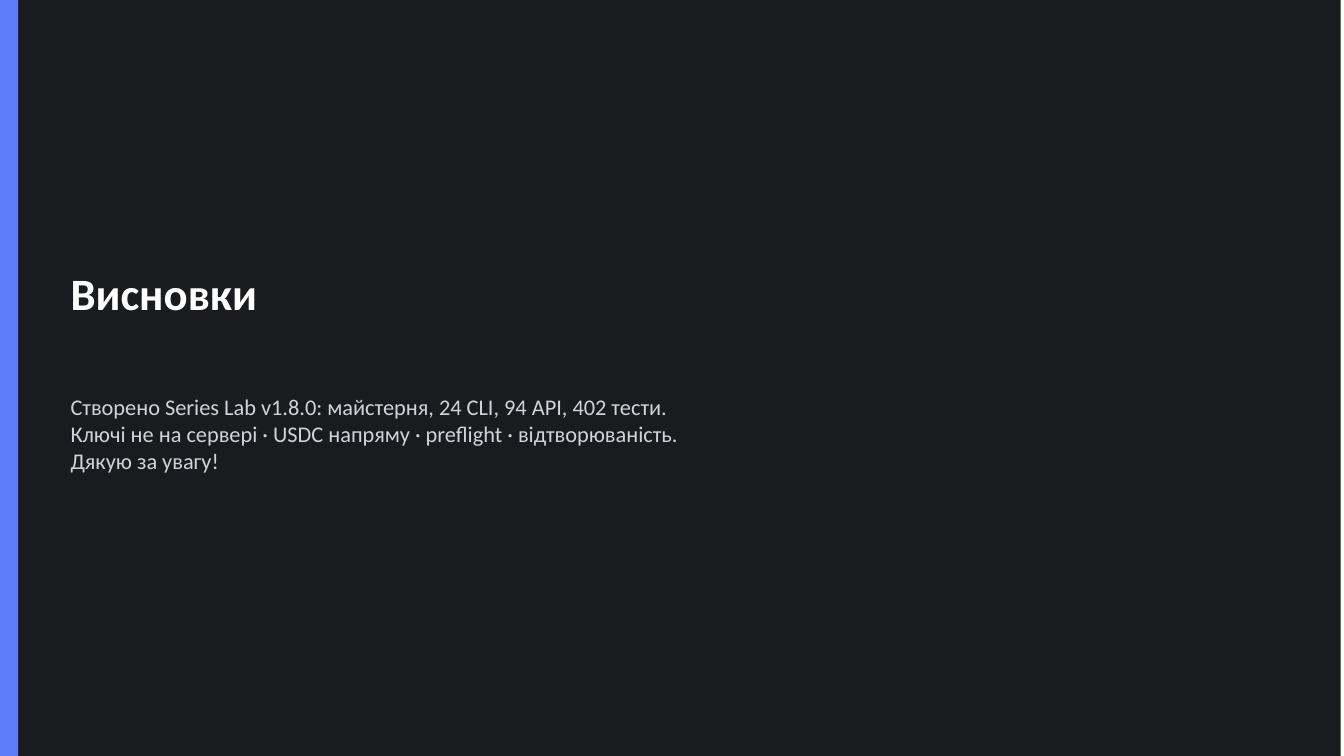
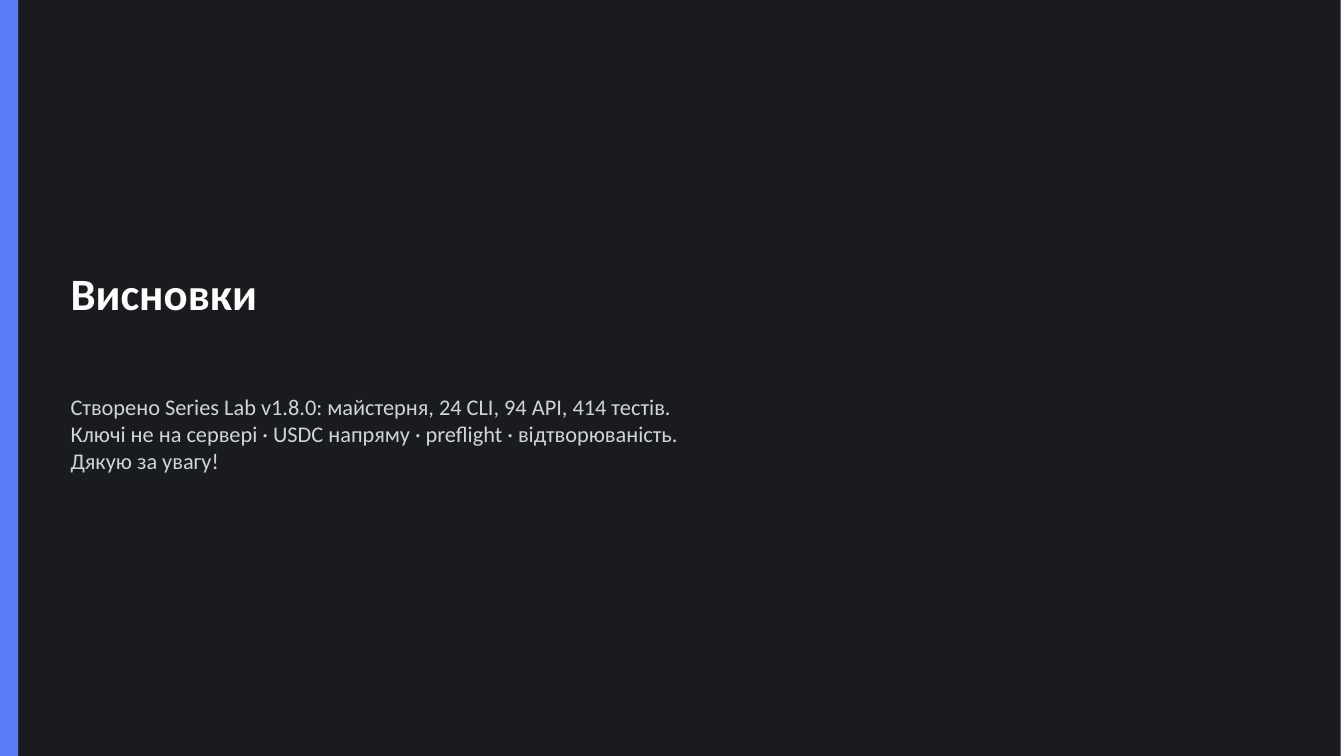
Before and after one commit to ech2corrosionrrd/series-studio, a slide deck: slide 14 of diploma/Dyplom_Series_Lab_Zahyst.pptx. Drawn at 1344x756 pixels with LibreOffice and Linux fonts; fonts in the diff are those of the drawing. Boxes give left, top, right and bottom in pixels: in the first picture for what was removed or moved away, otherwise in the second. Text is boxed around its words. In the diff, an @@ line names an element or a change of style, - is before the commit and + after.

```diff
--- a/diploma/Dyplom_Series_Lab_Zahyst.pptx
+++ b/diploma/Dyplom_Series_Lab_Zahyst.pptx
@@ text at box(71, 399, 670, 419): text changed @@
-Створено Series Lab v1.8.0: майстерня, 24 CLI, 94 API, 402 тести.
+Створено Series Lab v1.8.0: майстерня, 24 CLI, 94 API, 414 тестів.
```
Also in this commit, not shown: 1 other slide changed, 17 other files.
